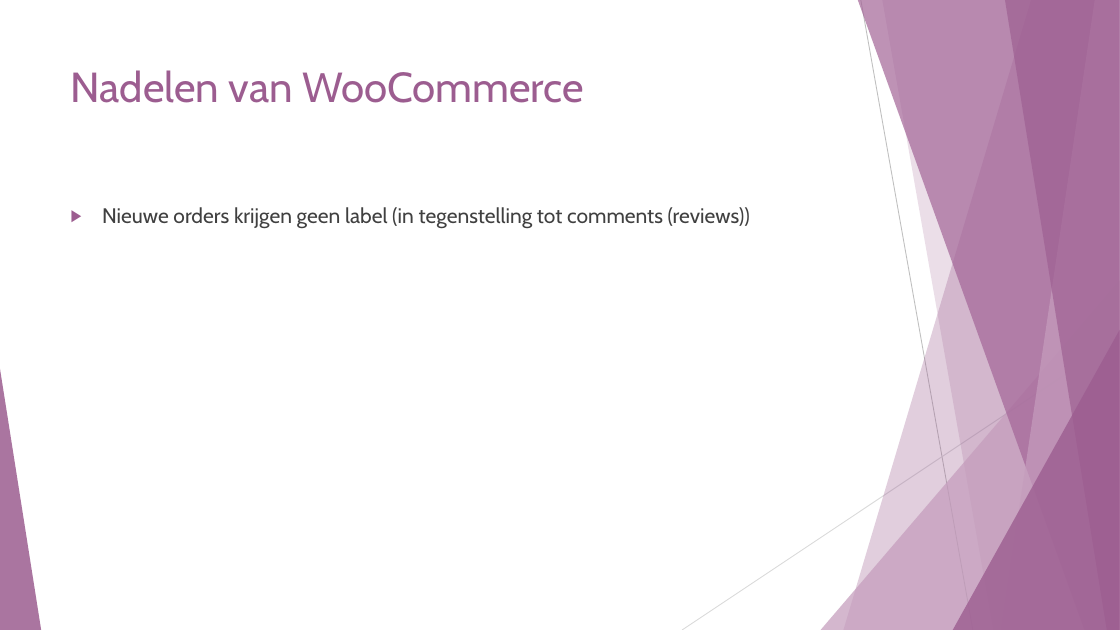
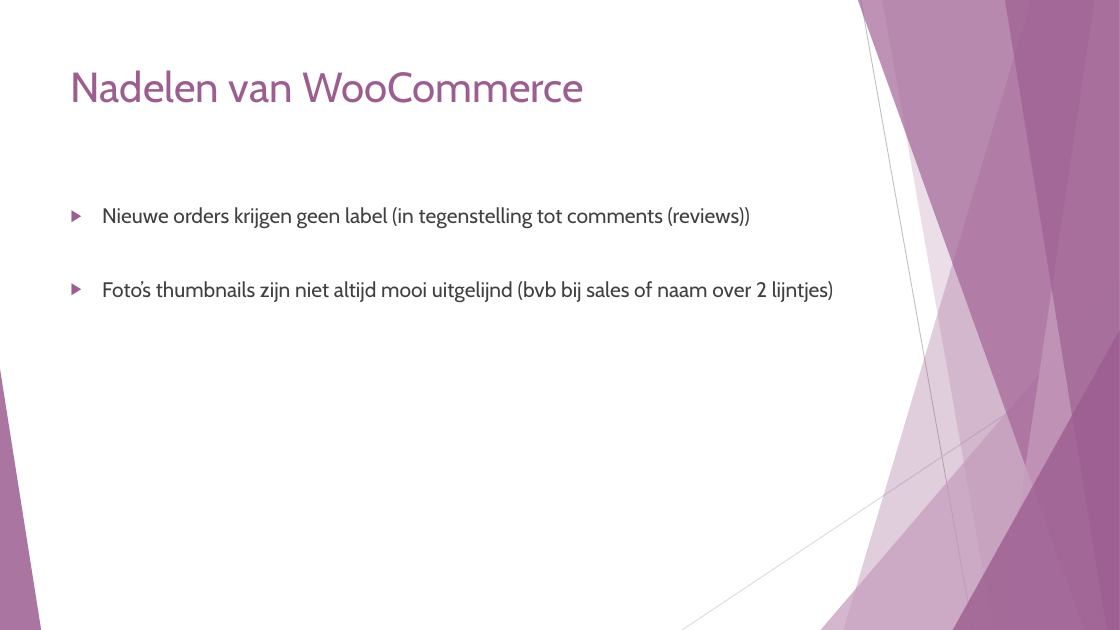
Before and after one commit to SarahJehin/WebResearch, a slide deck: slide 28 of new_technology/Wordpress - WooCommerce.pptx (slide 29 before the commit). Drawn at 1120x630 pixels with LibreOffice and Linux fonts; fonts in the diff are those of the drawing. Boxes give left, top, right and bottom in pixels: in the first picture for what was removed or moved away, otherwise in the second. Text is boxed around its words. In the diff, an @@ line names an element or a change of style, - is before the commit and + after.

```diff
--- a/new_technology/Wordpress - WooCommerce.pptx
+++ b/new_technology/Wordpress - WooCommerce.pptx
@@ text at [102,281,833,303]: paragraph added @@
+▶ Foto’s thumbnails zijn niet altijd mooi uitgelijnd (bvb bij sales of naam over 2 lijntjes)
```
Also in this commit, not shown: 13 other slides changed, 7 slides added, 8 slides removed, 40 other files.
